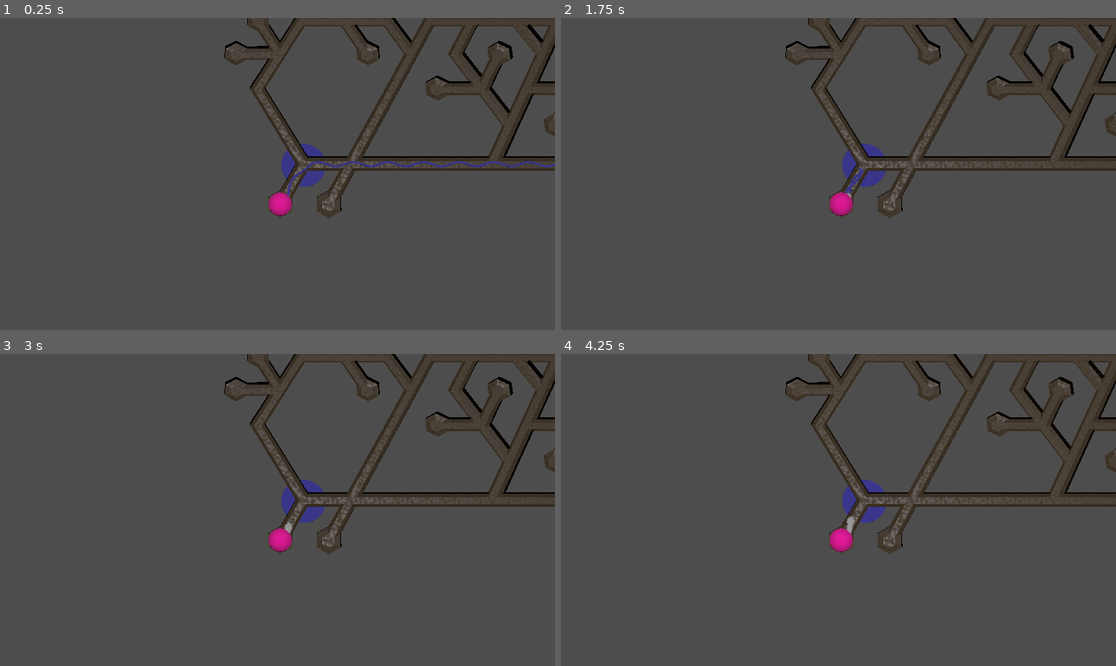
Above: before the commit, frames 1-4 (two rows, left to right).
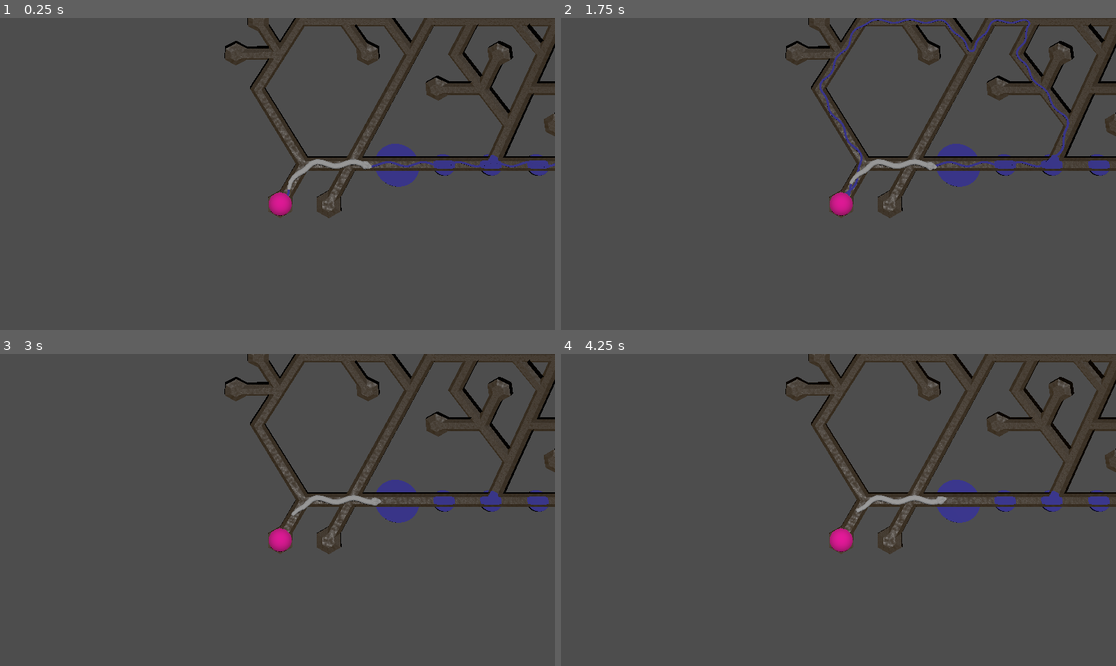
Above: after the commit, the same moments.

Repository: SamppuS/Rabbits_Requiem
Game: Godot game, scene res://tunnels.tscn
Two runs of this game, one before a commit and one after it. Both use one fixed random seed, a clock stepped at 60 frames per second and the inputs below. Sound files missing from this copy of the repository are replaced by a short silence.
Inputs (mouse positions are in pixels of both pictures, inside the frame that each line leads up to):
- Up to frame 1 (0.25 s): no input
- Up to frame 2 (1.75 s): tap Enter at 0.5 s; move the mouse to (960, 158) at 0.52 s; tap A (a) at 0.6 s; click (960, 158) at 0.67 s; tap D (d) at 0.8, 1.35 s; tap Space at 1.25 s; move the mouse to (727, 189) at 1.27 s; click (727, 189) at 1.42 s; tap E (e) at 1.55 s
- Up to frame 3 (3 s): tap Enter at 2 s; move the mouse to (333, 441) at 2.02 s; tap E (e) at 2.1 s; click (333, 441) at 2.17 s; tap W (w) at 2.3, 2.85 s; move the mouse to (249, 572) at 2.77 s; click (249, 572) at 2.92 s
- Up to frame 4 (4.25 s): tap X (x) at 3.05, 3.6 s; move the mouse to (1005, 556) at 3.52 s; click (1005, 556) at 3.67 s; tap Z (z) at 3.8 s

The runs differ from the first frame. In frame 1, 1.6% of the frame differs, in the area x 50-99%, y 28-56%; in frame 2, 2.4%, in the area x 46-99%, y 0-58%; in frame 3, 1.7%; in frame 4, 1.7%.

Commit message:
Made snake see the player, added debug draw toggle on snake

Diff:
--- a/rabbits_requiem/assets/snake/snake.gd
+++ b/rabbits_requiem/assets/snake/snake.gd
@@ -1,7 +1,14 @@
 extends Node3D
 signal snaking_complete()
+signal snake_moved()
+
+@export var debug_draw : bool = true
 
 @export var segment : PackedScene
+@export var debug_mesh : PackedScene
+var marker
+var markers = []
+
 
 @onready var head := $Head
 
@@ -11,6 +18,10 @@
 const shrink_len = 4
 const shrink_ratio = .1
 
+const mesh_size = 1.73233866691589 - .05
+
+var tunnel_grid : Array
+
 var goals : Array[Array] = [[],[]] # array of points that the snake will trace from start to finish. [v3, v2i]
 var old_goals : Array[Array] = [[],[]] # copy of goals to recognize updates
 
@@ -18,28 +29,30 @@
 var snake_body = []
 
 var path_index = 0  # Current progress along the path
-var speed = .30   # Speed of movement
+var speed = .25   # Speed of movement
 
 var current = [Vector3(0,0,0), Vector2i(0,0), 0]
 var next = [Vector3(0,0,0), Vector2i(0,0), 0]
+var sight = []
 
 var keep_on_clear : int = 3
 
-var path_blobs = []
+var path_markers = []
 
 const pt_frequency = 168 # point per tunnel frequency
 var sin_phase = 0
 
 var tangent_path = []
 
-
-@export var thingy : PackedScene
-var bump
+var times_moved = 0 # this is to make sure snake got started correctly
+
+
 # Called when the node enters the scene tree for the first time.
 func _ready() -> void:
-	bump = thingy.instantiate() # oonpas mä hyvä nimee variableita :)
-	bump.scale = Vector3(8, .02, 8)
-	add_child(bump)
+	if debug_draw:
+		marker = debug_mesh.instantiate() # oonpas mä hyvä nimee variableita :)
+		marker.scale = Vector3(8, .02, 8)
+		add_child(marker)
 
 	for i in snake_lenght:
 		var seg = segment.instantiate()
@@ -55,9 +68,9 @@
 func _process(delta: float) -> void:
 	if !goals[0].is_empty() and goals != old_goals:
 		snake_path = generate_path()
-		if path_index > 100:
+		if path_index > 100 and times_moved > 3: # times moved is to make game start correctly
 			path_index = find_best_index()
-		draw_path()
+		if debug_draw: draw_path()
 
 		#print("wowie, we can slither up to ", len(snake_path), " with the power of ", goals[0].size() - 1, " giving ratio of ", len(snake_path)/(goals[0].size() - 1))
 
@@ -66,7 +79,8 @@
 
 	old_goals = goals.duplicate()
 
-	bump.position = next[0]
+	if debug_draw:
+		marker.position = next[0]
 
 	if !goals[0].is_empty() and int(path_index * speed) < len(snake_path) - 2 :
 		move()
@@ -139,7 +153,7 @@
 
 		slither_path.append(slither_point)
 
-
+	slither_path = redistribute_path(slither_path)
 	return slither_path
 
 func moving_average(arr: PackedVector3Array, window: int = 0):
@@ -160,7 +174,7 @@
 	return new_array
 
 func clear_path(): # Calling before snake having moved at least "keep_on_clear" amount of tiles causes snap back. (this shouldn't be problem often)
-
+	#print("claring!")
 	#current = [next[0], next[1], 0]
 	goals[0] = goals[0].slice(max(0, next[2] - keep_on_clear ), max(next[2] + 1, 2))
 	goals[1] = goals[1].slice(max(0, next[2] - keep_on_clear ), max(next[2] + 1, 2))
@@ -170,9 +184,10 @@
 	current[2] = 0
 	next[2] = len(goals[0]) - 1
 
-	for i in path_blobs:
-		i.queue_free()
-	path_blobs = []
+	if debug_draw:
+		for i in path_markers:
+			i.queue_free()
+		path_markers = []
 
 
 func find_best_index():
@@ -184,22 +199,111 @@
 			best[0] = i
 		if i - best[0] > 40:
 			break
-	return int(best[0] / speed)
+	return int(best[0] / speed)  - 50 # not sure why - 50. Somehow it makes snake smother
 
 func draw_path():
 	for a in snake_path:
-		var hahaa = thingy.instantiate()
-		hahaa.scale = Vector3(.4, .05, .4)
-		hahaa.position = a + Vector3.UP * .1
-		add_child(hahaa)
-		path_blobs.append(hahaa)
+		var blob = debug_mesh.instantiate()
+		blob.scale = Vector3(.4, .05, .4)
+		blob.position = a + Vector3.UP * .1
+		add_child(blob)
+		path_markers.append(blob)
 
 func advance():
+	times_moved += 1
 	current = next
 	next[2] = next[2] + 1
 	next = [goals[0][next[2]], goals[1][next[2]], next[2]]
 
+	#set snake sight tiles
+	sight = []
+	for dir in range(6):
+		var checking = next[1]
+		for distance in range(3):
+			var tile_dirs = tile_obj(checking).paths
+			if tile_dirs[dir] == true:
+				var neighbour = next_tile(checking, dir)
+				if neighbour != current[1] and neighbour not in sight:
+					sight.append(neighbour)
+					checking = neighbour
+				else: continue
+
+	emit_signal("snake_moved")
+
+	#drawing sight
+	if debug_draw:
+		for mark in markers:
+			mark.queue_free()
+		markers = []
+		for tile in sight:
+			var marker2 = debug_mesh.instantiate() # oonpas mä hyvä nimee variableita :)
+			marker2.scale = Vector3(4, .4, 4)
+			marker2.position = pos_from_tile(tile)
+			add_child(marker2)
+			markers.append(marker2)
+
+
 func get_tangents():
 	tangent_path = []
 	for i in len(snake_path) - 1:
-		tangent_path.append(snake_path[i] - snake_path[i + 1])
+		var tangent = (snake_path[i] - snake_path[i + 1]).normalized()
+		#if tangent_path.size() > 2 and tangent.angle_to(tangent_path[i-1]) > 10:
+			#tangent_path.append((tangent + 5 * tangent_path[i-1]) / 6)
+		#else: tangent_path.append(tangent)
+		tangent_path.append(tangent)
+	#tangent_path = moving_average(tangent_path, 2)
+
+func next_tile(pos : Vector2i, dir : int) -> Vector2i: # copy from minimap
+	var right = pos.y % 2
+	var newpos = pos
+	match dir:
+		0:
+			newpos = pos + Vector2i(-1, 0)
+		3:
+			newpos = pos + Vector2i(1, 0)
+		1:
+			newpos = pos + Vector2i(-right, 1)
+		2:
+			newpos = pos + Vector2i(1-right, 1)
+		4:
+			newpos = pos + Vector2i(1-right, -1)
+		5:
+			newpos = pos + Vector2i(-right, -1)
+
+	newpos = Vector2i(newpos.x, newpos.y)
+	return newpos
+
+func tile_obj(pos: Vector2i): # copy form minimap
+	return tunnel_grid[pos.y][pos.x]
+
+func _on_minimap_send_grid(grid: Variant, sp: Variant, dead_ends: Variant) -> void:
+	tunnel_grid = grid
+
+func pos_from_tile(pos : Vector2i) -> Vector3:
+	return Vector3(-pos.x + pos.y%2*0.5, 0, float(pos.y) - pos.y * (1-sqrt(3)/2)) * mesh_size
+
+func straighten():
+	print(path_index)
+	advance()
+	advance()
+	advance()
+	path_index = 1500 # if snake len is adjusted this also needs to be adjusted
+
+func redistribute_path(points: Array[Vector3]) -> Array[Vector3]:
+	var curve = Curve3D.new()
+
+	# Add points to the curve
+	for point in points:
+		curve.add_point(point)
+
+	# Get the total length of the curve
+	var total_length = curve.get_baked_length()
+
+	# Redistribute the points along the curve
+	var redistributed_points : Array[Vector3] = []
+	for i in range(points.size()):
+		var t = i / float(points.size() - 1)  # Get the normalized position
+		var position = curve.sample_baked(t * total_length)  # Use sample_baked() instead
+		redistributed_points.append(position)
+
+	return redistributed_points
--- a/rabbits_requiem/assets/snake/snake.tscn
+++ b/rabbits_requiem/assets/snake/snake.tscn
@@ -3,15 +3,15 @@
 [ext_resource type="Script" path="res://assets/snake/snake.gd" id="1_wnujq"]
 [ext_resource type="PackedScene" uid="uid://b6akk6d2la0br" path="res://assets/snake/snake_segment.tscn" id="2_4iyo3"]
 [ext_resource type="PackedScene" uid="uid://chpmf6rvomro0" path="res://assets/cave/diddy.tscn" id="2_57xv2"]
-[ext_resource type="ArrayMesh" uid="uid://cmkarhmtyu58s" path="res://assets/snake/Snak/snak.obj" id="4_7td73"]
+[ext_resource type="ArrayMesh" uid="uid://c5456ajhnr71a" path="res://assets/snake/Snak/snak_head_still.obj" id="4_7rbg3"]
 
 [node name="Snake" type="Node3D"]
 script = ExtResource("1_wnujq")
 segment = ExtResource("2_4iyo3")
-thingy = ExtResource("2_57xv2")
+debug_mesh = ExtResource("2_57xv2")
 
 [node name="Head" type="MeshInstance3D" parent="."]
 transform = Transform3D(0.195, 0, 0, 0, 0.195, 0, 0, 0, 0.195, 0, 0, 0)
-mesh = ExtResource("4_7td73")
+mesh = ExtResource("4_7rbg3")
 
 [node name="OmniLight3D" type="OmniLight3D" parent="."]
--- a/rabbits_requiem/assets/snake/snake_segment.tscn
+++ b/rabbits_requiem/assets/snake/snake_segment.tscn
@@ -1,18 +1,29 @@
-[gd_scene load_steps=3 format=3 uid="uid://b6akk6d2la0br"]
+[gd_scene load_steps=4 format=3 uid="uid://b6akk6d2la0br"]
 
 [ext_resource type="ArrayMesh" uid="uid://dd5r5mcadonwg" path="res://assets/snake/Snak/snak_seg.obj" id="1_6cu2f"]
+[ext_resource type="ArrayMesh" uid="uid://vkmptf62ibq3" path="res://assets/snake/Snak/snak_seg2.obj" id="2_35c5u"]
 
 [sub_resource type="CapsuleMesh" id="CapsuleMesh_t65y1"]
-radius = 0.075
+radius = 0.025
 height = 0.35
 
 [node name="SnakeSegment" type="Node3D"]
 
 [node name="MeshInstance3D" type="MeshInstance3D" parent="."]
-transform = Transform3D(1, 0, 0, 0, -4.37114e-08, -1, 0, 1, -4.37114e-08, 0, 0, 0)
+transform = Transform3D(-4.37114e-08, 1, -8.74228e-08, 1, 4.37114e-08, -3.82137e-15, 0, -8.74228e-08, -1, 0, 0.0620602, -0.145466)
+visible = false
+mesh = SubResource("CapsuleMesh_t65y1")
+
+[node name="MeshInstance3D4" type="MeshInstance3D" parent="."]
+transform = Transform3D(-7.54979e-08, 0.75, -1.50996e-07, 1, 5.66234e-08, -3.82137e-15, 7.5785e-15, -1.13247e-07, -1, 0, 0.0620602, -0.0894733)
 visible = false
 mesh = SubResource("CapsuleMesh_t65y1")
 
 [node name="MeshInstance3D2" type="MeshInstance3D" parent="."]
 transform = Transform3D(0.21, 0, 0, 0, 0.21, 0, 0, 0, 0.21, 0, 0, 0.018951)
+visible = false
 mesh = ExtResource("1_6cu2f")
+
+[node name="MeshInstance3D3" type="MeshInstance3D" parent="."]
+transform = Transform3D(0.21, 0, 0, 0, 0.21, 0, 0, 0, 0.23, 0, 0, 0)
+mesh = ExtResource("2_35c5u")
--- a/rabbits_requiem/tunnels.gd
+++ b/rabbits_requiem/tunnels.gd
@@ -38,7 +38,7 @@
 
 var snak_target
 
-var mesh_size = 1.73233866691589 - .05 # true size - gap between tiles
+const mesh_size = 1.73233866691589 - .05 # true size - gap between tiles
 var tile_offset = mesh_size * 0.22
 
 var s_dir_holder = []
@@ -99,6 +99,8 @@
 	draw_cave()
 	spawn_babis()
 	snak_action("babi")
+	snake.straighten()
+
 
 
 func _on_minimap_send_grid(sent_grid: Variant, sp: Variant, dead_ends : Variant) -> void:
@@ -363,7 +365,7 @@
 func _on_snake_snaking_complete() -> void:
 	if snak_target in babi_holder[1]:
 		kill_babi(snak_target)
-		print("man I want to kill")
+		#print("man I want to kill")
 		#babi_holder[0][babi_holder[1].find(snak_target)].die()
 	snak_action()
 	#if babi_holder[0].size() > 0:
@@ -372,7 +374,6 @@
 		#snak_action("player")
 
 func  snak_action(action : String = ""):
-
 	var start
 
 	# check for snake starting pos
@@ -398,3 +399,11 @@
 	var path = a_star(start, snak_target)
 	for i in path:
 		snake.add_destination(pos_from_tile(i), i)
+
+
+
+func _on_snake_snake_moved() -> void:
+	if current in snake.sight and (babi_holder[0].size() != babi_count or snake.next[2]>3):
+		#print("player seen!")
+		await get_tree().create_timer(0.1).timeout # wait fixed weird generation bug
+		snak_action("player")
--- a/rabbits_requiem/tunnels.tscn
+++ b/rabbits_requiem/tunnels.tscn
@@ -91,5 +91,7 @@
 [node name="DirectionalLight3D" type="DirectionalLight3D" parent="."]
 transform = Transform3D(1, 0, 0, 0, -4.37114e-08, 1, 0, -1, -4.37114e-08, 0, 0, 0)
 
+[connection signal="snake_moved" from="Snake" to="." method="_on_snake_snake_moved"]
 [connection signal="snaking_complete" from="Snake" to="." method="_on_snake_snaking_complete"]
 [connection signal="send_grid" from="Control/SubViewportContainer/SubViewport/Minimap" to="." method="_on_minimap_send_grid"]
+[connection signal="send_grid" from="Control/SubViewportContainer/SubViewport/Minimap" to="Snake" method="_on_minimap_send_grid"]
Not shown, changed: rabbits_requiem/assets/snake/Snak/snak.obj
Not shown, changed: rabbits_requiem/assets/snake/Snak/snak.obj.import
Not shown, added: rabbits_requiem/assets/snake/Snak/snak_head_still.mtl
Not shown, added: rabbits_requiem/assets/snake/Snak/snak_head_still.obj
Not shown, added: rabbits_requiem/assets/snake/Snak/snak_head_still.obj.import
Not shown, added: rabbits_requiem/assets/snake/Snak/snak_seg2.mtl
Not shown, added: rabbits_requiem/assets/snake/Snak/snak_seg2.obj
Not shown, added: rabbits_requiem/assets/snake/Snak/snak_seg2.obj.import
Not shown, added: rabbits_requiem/kolodrone.wav.import
Not shown, added: rabbits_requiem/koloharddrone.wav.import
